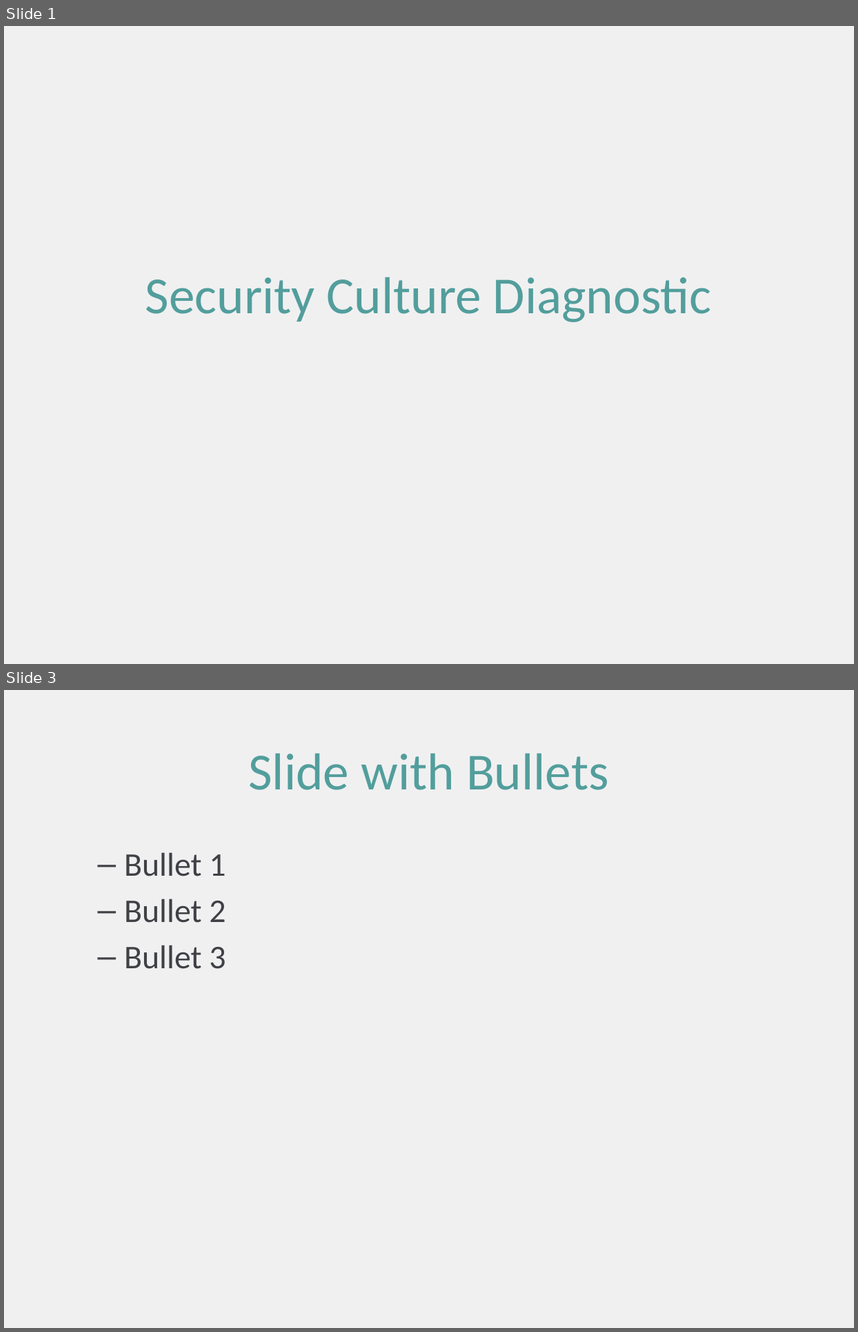
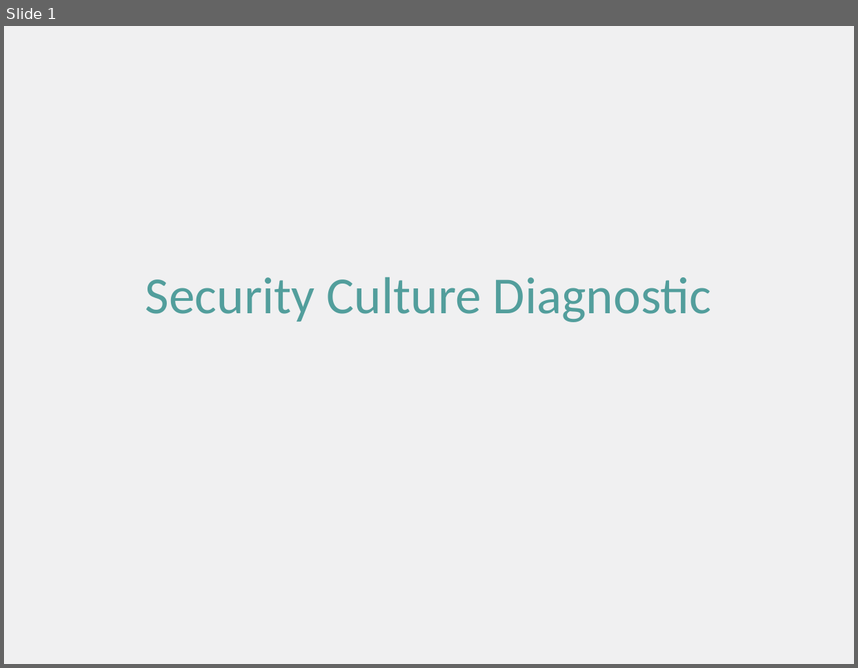
Before and after one commit to kindlyops/havengrc, a slide deck: worker/template.pptx. Shown one above the other, each under a label of ours: slides 1 and 3 before the commit, slide 1 after it; the slides between them are not shown. The pictures are 858x1332 and 858x668 pixels, drawn with LibreOffice and Linux fonts; fonts in the diff are those of the drawing; background and template pictures are left out. Boxes give left, top, right and bottom in pixels: in the first picture for what was removed or moved away, otherwise in the second. Text is boxed around its words. In the diff, an @@ line names an element or a change of style, - is before the commit and + after.

```diff
--- a/worker/template.pptx
+++ b/worker/template.pptx
@@ slide 3 removed at (x1=4, y1=690, x2=854, y2=1328), background picture (left out) @@
@@ title removed at (x1=248, y1=753, x2=609, y2=790) @@
-Slide with Bullets
@@ text removed at (x1=124, y1=852, x2=225, y2=969) @@
-  – Bullet 1
-  – Bullet 2
-  – Bullet 3
```
Also in this commit, not shown: 2 slides changed, 1 other slide removed, 5 other files.
